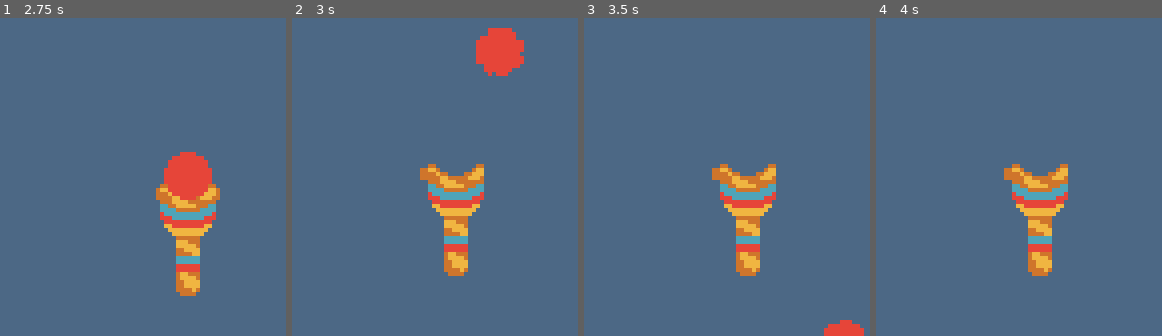
Above: before the commit, frames 1-4 (left to right).
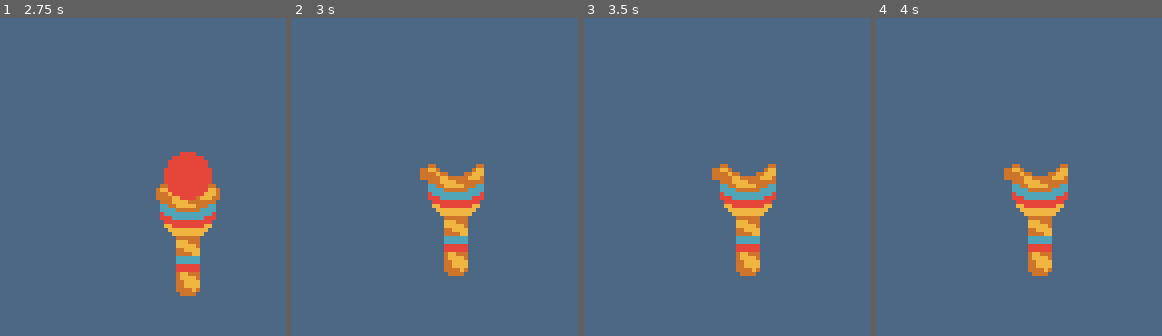
Above: after the commit, the same moments.

Repository: songbirdgamedev/20-second-game-jam-2025
Game: Godot game, scene res://scenes/game.tscn
Two runs of this game, one before a commit and one after it. Both use one fixed random seed, a clock stepped at 60 frames per second and the inputs below.
Inputs (mouse positions are in pixels of both pictures, inside the frame that each line leads up to):
- Up to frame 1 (2.75 s): click (188, 246) at 0.5 s; click (188, 246) at 1.25 s; click (188, 246) at 2 s
- Up to frame 2 (3 s): tap Enter at 2.75 s; move the mouse to (455, 227) at 2.77 s
- Up to frame 3 (3.5 s): no input
- Up to frame 4 (4 s): move the mouse to (outside the picture) at 3.52 s

Frame 1 is identical in both runs. In frame 2, 2.0% of the frame differs, in the area x 64-82%, y 3-19%; in frame 3, 0.5%; in frame 4, nothing differs.

Commit message:
Stop ball from sleeping

Diff:
--- a/scenes/ball.tscn
+++ b/scenes/ball.tscn
@@ -6,6 +6,7 @@
 radius = 6.0
 
 [node name="Ball" type="RigidBody2D"]
+can_sleep = false
 
 [node name="CollisionShape2D" type="CollisionShape2D" parent="."]
 shape = SubResource("CircleShape2D_n1dj2")
--- a/scenes/game.tscn
+++ b/scenes/game.tscn
@@ -18,3 +18,4 @@
 
 [node name="Ball" parent="." instance=ExtResource("1_uwrxv")]
 position = Vector2(47, 43)
+disable_mode = 0
